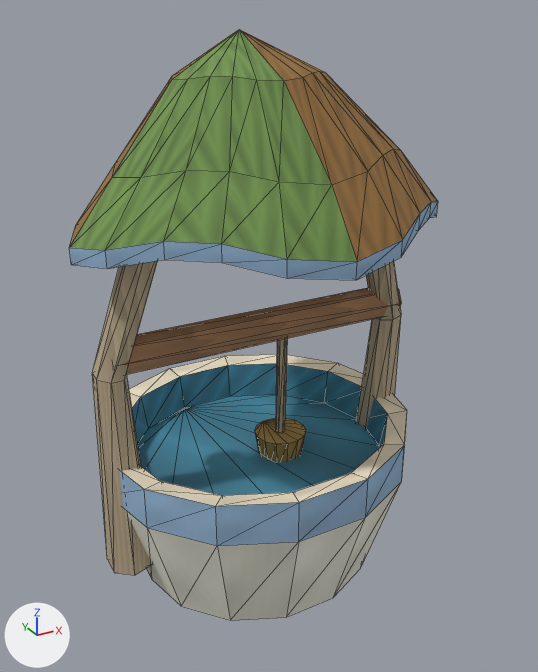
A saved change to the glTF model Assets/GodSim/Art/Models/Buildings/Elf/Infrastructure/bld_elf_well_classical_v0.glb.
Before and after are seen from a camera (50 mm lens) standing at (-0.475, -0.888, 0.831) and looking at (0.01, -0.007, 0.391). Arrows for +X, +Y and +Z are at lower left; the lights stay in place. The older version comes first. Mesh edges are drawn as thin lines. Vertices at exactly the same position are counted once.

Names of what the first picture shows: 'LOD0'.
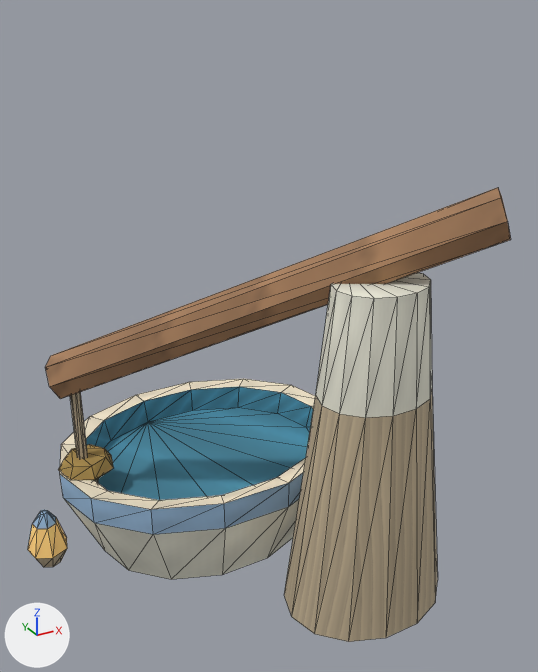
Changed parts and their boxes (x1, y1, x2, y2) in the pictures (538 x 672 px; the box of a moved part takes in the faces that stretch with it):
'LOD0', reshaped (31% wider, 23% shorter)
    before: (69, 29, 438, 621)
    after: (28, 188, 511, 642)
part 1 of me_lod0, moved or reshaped (not visible before)
    after: (28, 510, 67, 567)
part 2 of me_lod0, moved or reshaped
    before: (120, 354, 407, 621)
    after: (60, 379, 315, 580)
part 3 of me_lod0, added (brown)
    after: (70, 392, 88, 459)
part 4 of me_lod0, added
    after: (284, 272, 438, 642)
part 5 of me_lod0, added (brown)
    after: (58, 444, 114, 483)
part 6 of me_lod0, added (brown)
    after: (45, 188, 511, 399)
part 7 of me_lod0, deleted
    before: (69, 29, 438, 575)

The change, as a list of edits to the scene's bpy script:
```text
Change me_lod0:
    used by ob_lod0; location = (0.0, 0.0, 0.0)
    remove me_lod0.from_pydata(...)  # 292 vertices, 519 faces; spans x -0.269..0.269, y -0.23..0.244, z 0.0..0.809
    add me_lod0.from_pydata(...)  # 196 vertices, 334 faces; spans x -0.35..0.236, y -0.259..0.314, z 0.0..0.631
    me_lod0 part 1: the loose piece of 28 vertices spanning x -0.227..-0.175, y 0.008..0.058, z 0.376..0.455 is scaled about its middle by 1.23, then moved by (-0.118, 0.107, -0.367)
    me_lod0 part 2: the loose piece of 70 vertices spanning x -0.245..0.245, y -0.205..0.244, z 0.0..0.245 is scaled about its middle by (1, 0.851, 0.698), then moved by (-0.044, 0.103, -0.037)
    me_lod0 part 3: a new loose piece, a 7-sided cylinder along z spanning x -0.258..-0.242, y 0.119..0.135, z 0.165..0.336, in mat_godsim_buildings
    me_lod0 part 4: a new loose piece of 42 vertices spanning x -0.034..0.221, y -0.257..-0.056, z 0.0..0.507, in mat_godsim_buildings
    me_lod0 part 5: a new loose piece of 28 vertices spanning x -0.288..-0.202, y 0.083..0.167, z 0.12..0.188, in mat_godsim_buildings
    me_lod0 part 6: a new loose piece of 14 vertices spanning x -0.288..0.236, y -0.259..0.167, z 0.293..0.631, in mat_godsim_buildings
    me_lod0 part 7: 7 loose pieces with 194 vertices, spanning x -0.269..0.269, y -0.23..0.191, z 0.061..0.809, are deleted
```
